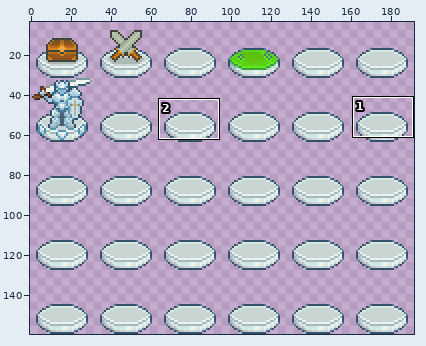
Sprite sheet, stored at art/tiles.png. The picture above shows the old version from afar; the outline marks the close-up.
Close-up. First the earlier version:
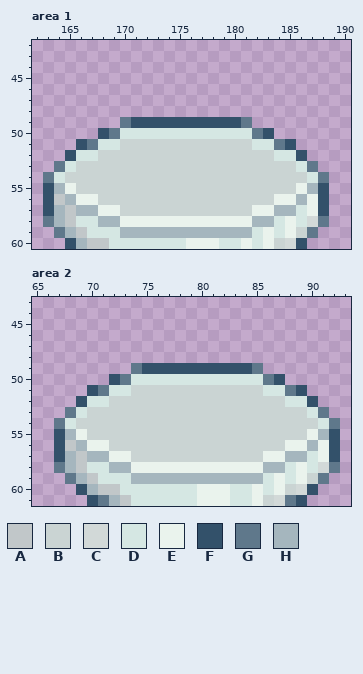
The file is 192x160 pixels. Colours within 5 levels of each other are drawn and written as one. Shown: area 1: x 162..190, y 42..60; area 2: x 65..93, y 43..61. The wide view leaves out empty margins. The commit also changed other parts of the picture, which this record leaves out.
Palette (. is transparent): A #c1c7c9  B #cad4d3  C #d2d9d8  D #d5e7e3  E #eaf3ed  F #33516a  G #5f788b  H #a5b6be
Pixels before, area 1, first column x 163:
49 .......GFFFFFFFFFFG.......
50 .....FGDDDDDDDDDDDDGF.....
51 ...FGDDBBBBBBBBBBBBDDGF...
52 ..FDDBBBBBBBBBBBBBBBBDDF..
53 .GDBBBBBBBBBBBBBBBBBBBBDG.
54 GDBBBBBBBBBBBBBBBBBBBBBBDG
55 FHEBBBBBBBBBBBBBBBBBBBBEHF
56 FAHEEBBBBBBBBBBBBBBBBEEHEF
57 FHAHHEEBBBBBBBBBBBBEEHHDEF
58 GHADDHHEEEEEEEEEEEEHHDEDCG
59 .GHADDDHHHHHHHHHHHHDEDEBG.
60 ..FHAADDDDDDDEEEDDEDEBCF..
Pixels before, area 2, first column x 67:
49 .......GFFFFFFFFFFG.......
50 .....FGDDDDDDDDDDDDGF.....
51 ...FGDDBBBBBBBBBBBBDDGF...
52 ..FDDBBBBBBBBBBBBBBBBDDF..
53 .GDBBBBBBBBBBBBBBBBBBBBDG.
54 GDBBBBBBBBBBBBBBBBBBBBBBDG
55 FHEBBBBBBBBBBBBBBBBBBBBEHF
56 FAHEEBBBBBBBBBBBBBBBBEEHEF
57 FHAHHEEBBBBBBBBBBBBEEHHDEF
58 GHADDHHEEEEEEEEEEEEHHDEDCG
59 .GHADDDHHHHHHHHHHHHDEDEBG.
60 ..FHAADDDDDDDEEEDDEDEBCF..
61 ...FGHADDDDDDEEEDDEBCGF...
After the commit:
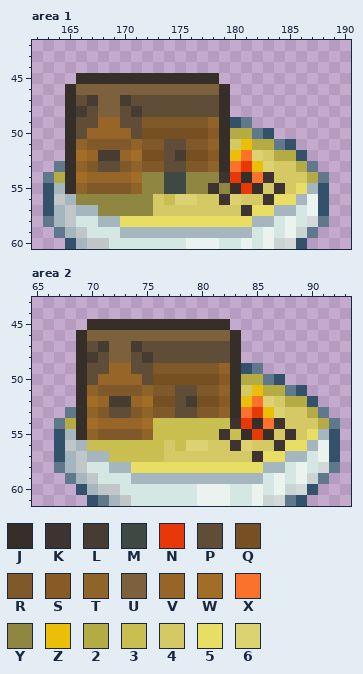
Colours new in this view: J #362f29  K #3d3330  L #463c32  M #404843  N #e93807  P #5f4d37  Q #764f23  R #80592a  S #885b24  T #906329  U #7d613d  V #966527  W #a26d27  X #fa722c  Y #8f8641  Z #e9c007  2 #b4ab45  3 #c9bf51  4 #d4c964  5 #e9de64  6 #dcd272
Diff:
Changed rows in their new state; - is an unchanged pixel.
Area 1:
first column x 164:
45 --JJJJJJJJJJJJJ---------
46 -JUUUUUUUUUUUUUJ--------
47 -JPLUULPPPPPPPPJ--------
48 -JLPUUPLPPPPPPPJ--------
49 -JPPVVPPRRRRRRTJ--------
50 -JPVVVVPQQQQQQSJ22------
51 -JTRRRRTRRPPRRTJ4Z22----
52 -JWVLLVWQQPLQQSJZX6422--
53 -JTRPPRTRRPPRRTJXNZ6442-
54 2JWVVVVWYYMMYYYKNJXK4442
55 -JTRRRRTYYMMYYKYJNJ4K45-
56 --YYYYYYY436644K644K55--
57 ----YYYYY44444444K55----
58 ------555555555555------
Area 2:
first column x 68:
45 --JJJJJJJJJJJJJ---------
46 -JUUUUUUUUUUUUUJ--------
47 -JPLUULPPPPPPPPJ--------
48 -JLPUUPLPPPPPPPJ--------
49 -JPPVVPPRRRRRRTJ--------
50 -JPVVVVPQQQQQQSJ22------
51 -JTRRRRTRRPPRRTJ4Z22----
52 -JWVLLVWQQPLQQSJZX6422--
53 -JTRPPRTRRPPRRTJXNZ6442-
54 2JWVVVVW3333333KNJXK4442
55 -JTRRRRT333333K3JNJ4K45-
56 --3333333436644K644K55--
57 ----3333344444444K55----
58 ------555555555555------
Where, in picture pixels (left, top, right, bottom), the same in both close-ups:
changed: (54, 73, 318, 227)
changed: (65, 319, 329, 473)
